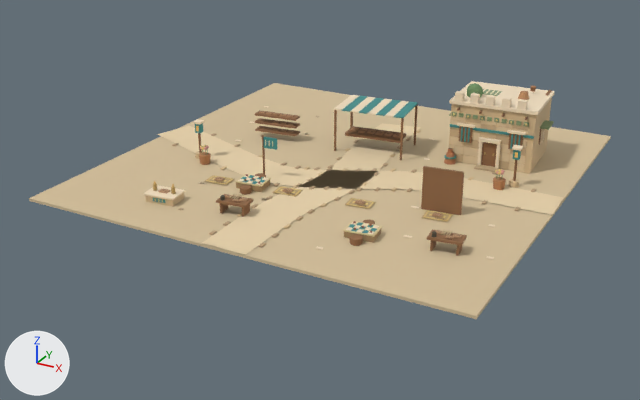
Two versions of the glTF model client/public/assets/models/city/city-school.glb, one commit apart.
One viewpoint serves both versions: a 50 mm lens placed at (28.2, -55.1, 24.2), pointed at (-0.7, -2.7, -2.0). Arrows for +X, +Y and +Z are at lower left; the lights stay in place. The picture after the commit comes second. Where no turn or scale is listed for an object, it has been applied to the vertices. Vertices at exactly the same position are counted once.
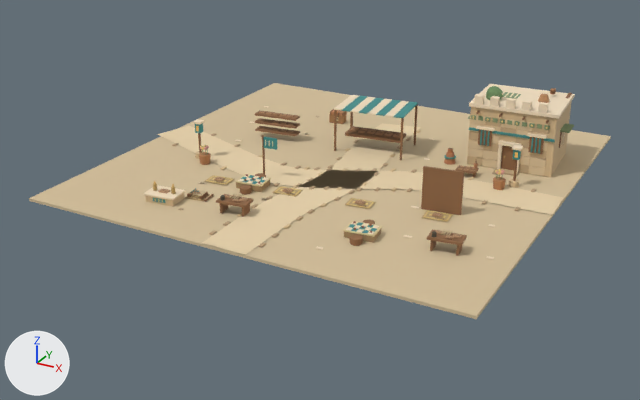
Edits to the bpy script that builds the scene:
```text
Change me_mesh_0:
    used by ob_mesh_0; location = (0.0, 0.0, 0.0)
    remove me_mesh_0.from_pydata(...)  # 10707 vertices, 17003 faces; spans x -16.5..16.1, y -16.0..16.0, z -0.2..5.8
    add me_mesh_0.from_pydata(...)  # 12545 vertices, 19795 faces; spans x -16.5..16.1, y -16.0..16.0, z -0.2..5.8
    me_mesh_0 part 1: the loose piece of 8 vertices spanning x 9.1..9.3, y 1.5..2.0, z 0.0..0.1 is copied, and the copy is scaled about its middle by (6.08, 1.86, 1.33), then moved by (-0.5, 0.6, 0.4); it spans x 7.9..9.5, y 1.8..2.9, z 0.4..0.5
    me_mesh_0 part 2: 905 vertices moved from x 5.5..13.2, y 3.8..10.3, z 0.0..5.8 to x 7.0..14.7, y 3.8..10.3, z 0.0..5.8; 31 vertices removed from x 7.0..11.9, y 4.1..8.3, z 0.0..5.3; 1073 vertices added at x 7.5..14.3, y 2.0..10.3, z 0.0..4.8
    me_mesh_0 part 3: 388 vertices added at x -6.8..-5.1, y -10.9..-9.6, z 0.0..0.4
    me_mesh_0 part 4: 176 vertices added at x -5.7..-4.4, y 8.0..9.0, z 0.0..1.0
    other edits to the shape of me_mesh_0 do not show in these pictures
```

Location of each change, (x1, y1, x2, y2) in pixels of the pictures (640 x 400 px):
'Mesh_0', reshaped: before (29, 81, 611, 319); after (29, 83, 611, 319)
part 1 of me_mesh_0, added: after (456, 165, 479, 174)
part 2 of me_mesh_0, built on: before (449, 81, 555, 173); after (458, 84, 575, 177)
part 3 of me_mesh_0, added: after (185, 188, 214, 202)
part 4 of me_mesh_0, added: after (329, 109, 347, 124)
